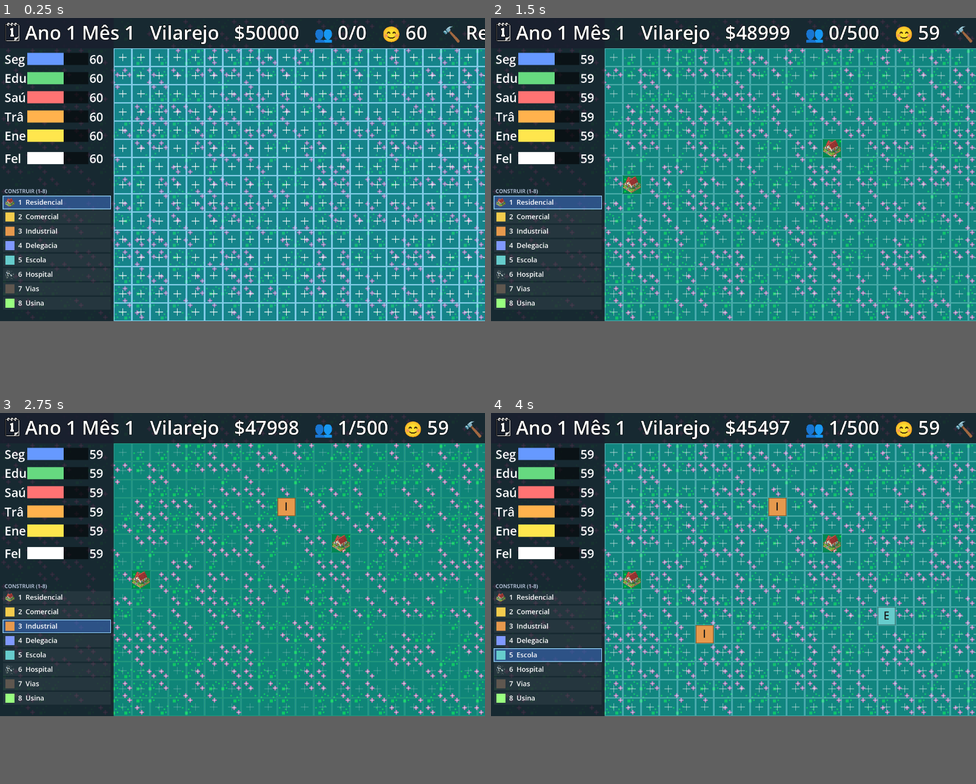
Above: before the commit, frames 1-4 (two rows, left to right).
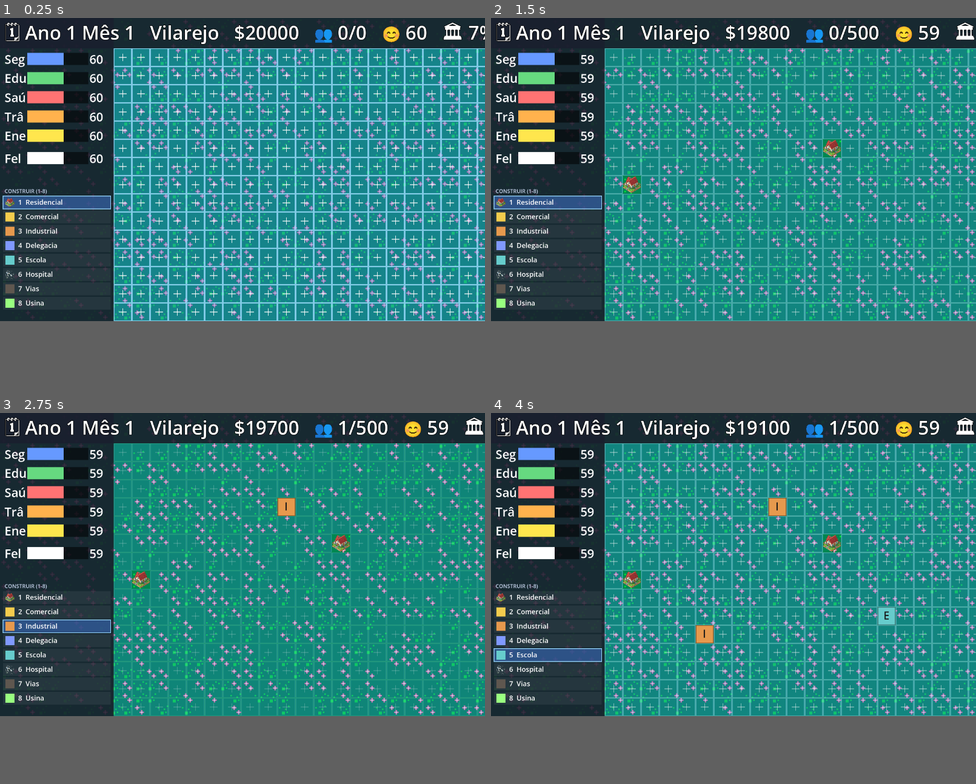
Above: after the commit, the same moments.

Repository: andrewsmedina/yourcity
Game: Godot game, scene res://scenes/main.tscn
Same seed, same stepped clock (60 frames per second), same inputs: the game is played once before the commit and once after it.
Inputs (mouse positions are in pixels of both pictures, inside the frame that each line leads up to):
- Up to frame 1 (0.25 s): no input
- Up to frame 2 (1.5 s): tap Enter at 0.5 s; move the mouse to (840, 155) at 0.52 s; tap 1 at 0.6 s; click (840, 155) at 0.67 s; tap Space at 0.77, 1.25 s; drag from (636, 184) to (709, 229) at 1.27 s
- Up to frame 3 (2.75 s): move the mouse to (291, 498) at 2.02 s; tap 3 at 2.1 s; click (291, 498) at 2.17 s
- Up to frame 4 (4 s): drag from (709, 624) to (588, 520) at 2.77 s; move the mouse to (879, 609) at 3.52 s; tap 5 at 3.6 s; click (879, 609) at 3.67 s; tap Space at 3.77 s

The runs differ from the first frame. In frame 1, 0.3% of the frame differs, in the area x 50-100%, y 1-7%; in frame 2, 0.3%; in frame 3, 0.4%; in frame 4, 0.4%.

Commit message:
Rebalance economy SimCity-style: cheap zones, tax revenue
Cheap zones ($100), pricier services ($500) and power ($3000), starting cash
$20000. Replace flat commercial/industrial revenue with adjustable TAX:
income = rate x (residents + businesses). Tax above the comfort level (7%)
lowers happiness, below it raises it — the SimCity trade-off. [ and ] adjust
the rate; HUD shows it. Services carry the ongoing upkeep, plain zones don't.
Tax rate persists in saves; tests updated.

Co-Authored-By: Claude Opus 4.8 (1M context) <noreply@anthropic.com>

Diff:
--- a/scripts/hud.gd
+++ b/scripts/hud.gd
@@ -31,10 +31,10 @@
 
 func _process(_delta: float) -> void:
 	var s := City.sim
-	_label.text = "🗓 Ano %d Mês %d   %s   $%d   👥 %d/%d   😊 %d   🔨 %s    " % [
+	_label.text = "🗓 Ano %d Mês %d   %s   $%d   👥 %d/%d   😊 %d   🏛 %d%% [/]   🔨 %s    " % [
 		s.year(), s.month(), CitySim.PHASE_NAME[s.phase()],
 		int(s.money), int(s.population), int(s.housing_capacity()), int(s.happiness()),
-		CitySim.ZONE_NAME[City.selected_zone],
+		int(s.tax_rate * 100.0), CitySim.ZONE_NAME[City.selected_zone],
 	]
 	var net := s.net_per_sec()
 	_net.text = "%+.1f $/s" % net
--- a/scripts/main.gd
+++ b/scripts/main.gd
@@ -37,6 +37,10 @@
 		Settings.bump(-0.1)  # - diminui a fonte/UI
 	elif keycode == KEY_C:
 		City.sim.indicators[CitySim.Indicator.SECURITY] = 10.0
+	elif keycode == KEY_BRACKETLEFT:
+		City.sim.adjust_tax(-CitySim.TAX_STEP)  # [ baixa o imposto
+	elif keycode == KEY_BRACKETRIGHT:
+		City.sim.adjust_tax(CitySim.TAX_STEP)   # ] aumenta o imposto
 	elif keycode == KEY_T:
 		WindowManager.toggle_mode()  # alterna janela normal <-> taskbar
 	elif keycode == KEY_R:
--- a/scripts/sim/city_sim.gd
+++ b/scripts/sim/city_sim.gd
@@ -68,22 +68,33 @@
 	Indicator.ENERGY: Zone.POWER,
 }
 
-# --- Economy (provisional — see GDD balancing) ---
-const COMMERCIAL_REVENUE := 2.0
-const INDUSTRIAL_REVENUE := 1.5
-const RESIDENTIAL_POP := 1.0 / 3.0  # growth rate: +1 resident every 3s
+# --- Economy (SimCity-style: cheap zones, costly infra, tax revenue) ---
+const RESIDENTIAL_POP := 1.0 / 3.0   # growth rate: +1 resident every 3s
 const RESIDENTIAL_CAPACITY := 250.0  # max residents each residential lot holds
 
+# Cheap zones, expensive services/power (mirrors the SimCity SNES price scale).
 const ZONE_COST := {
-	Zone.RESIDENTIAL: 500.0, Zone.COMMERCIAL: 800.0, Zone.INDUSTRIAL: 1000.0,
-	Zone.POLICE: 1500.0, Zone.SCHOOL: 1500.0, Zone.HOSPITAL: 1500.0,
-	Zone.ROADS: 1200.0, Zone.POWER: 1800.0,
-}
-const ZONE_UPKEEP := {  # cost per second (salaries/maintenance)
-	Zone.RESIDENTIAL: 0.33, Zone.COMMERCIAL: 0.67, Zone.INDUSTRIAL: 1.33,
-	Zone.POLICE: 2.67, Zone.SCHOOL: 2.67, Zone.HOSPITAL: 2.67,
-	Zone.ROADS: 2.0, Zone.POWER: 3.33,
-}
+	Zone.RESIDENTIAL: 100.0, Zone.COMMERCIAL: 100.0, Zone.INDUSTRIAL: 100.0,
+	Zone.ROADS: 100.0,
+	Zone.POLICE: 500.0, Zone.SCHOOL: 500.0, Zone.HOSPITAL: 500.0,
+	Zone.POWER: 3000.0,
+}
+const ZONE_UPKEEP := {  # ongoing cost/sec — services & infra; plain zones are free
+	Zone.RESIDENTIAL: 0.0, Zone.COMMERCIAL: 0.0, Zone.INDUSTRIAL: 0.0,
+	Zone.ROADS: 0.5,
+	Zone.POLICE: 1.0, Zone.SCHOOL: 1.0, Zone.HOSPITAL: 1.0,
+	Zone.POWER: 2.0,
+}
+
+# Tax is the main revenue: rate x (residents + businesses). High tax earns more
+# but lowers happiness; low tax raises it (the SimCity trade-off).
+const TAX_PER_RESIDENT := 0.1
+const TAX_PER_BUSINESS := 5.0
+const TAX_MIN := 0.0
+const TAX_MAX := 0.20
+const TAX_STEP := 0.01
+const TAX_COMFORT := 0.07
+const TAX_HAPPINESS := 150.0  # happiness shift per 100% tax away from comfort
 const MONTH := 10.0  # seconds per in-game month (calendar only)
 const YEAR := MONTH * 12.0  # 120s per in-game year
 
@@ -176,7 +187,7 @@
 var money: float
 var population: float
 var elapsed: float  # seconds the city has been running, for its age/calendar
-var revenue_per_sec: float
+var tax_rate := 0.07
 var upkeep_per_sec: float
 var pop_per_sec: float
 var indicators := {}  # Indicator -> float (0..100)
@@ -185,7 +196,7 @@
 
 var _crisis_elapsed := {}  # CrisisType -> seconds active (key present iff active)
 
-func _init(starting_money: float = 50000.0) -> void:
+func _init(starting_money: float = 20000.0) -> void:
 	money = starting_money
 	population = 0.0
 	elapsed = 0.0
@@ -247,15 +258,26 @@
 func housing_capacity() -> float:
 	return zone_count(Zone.RESIDENTIAL) * RESIDENTIAL_CAPACITY
 
-## Average of the five indicators (#20).
+## Average of the five indicators, shifted by how the tax rate sits relative to
+## the comfortable level (#20).
 func happiness() -> float:
 	var total := 0.0
 	for ind in INDICATORS:
 		total += indicators[ind]
-	return total / INDICATORS.size()
+	var base := total / INDICATORS.size()
+	return clampf(base + (TAX_COMFORT - tax_rate) * TAX_HAPPINESS, 0.0, 100.0)
+
+## Tax revenue per second at the current rate (residents + businesses).
+func tax_income() -> float:
+	var businesses := zone_count(Zone.COMMERCIAL) + zone_count(Zone.INDUSTRIAL)
+	return (population * TAX_PER_RESIDENT + businesses * TAX_PER_BUSINESS) * tax_rate
 
 func net_per_sec() -> float:
-	return revenue_per_sec * _revenue_factor() - upkeep_per_sec
+	return tax_income() - upkeep_per_sec
+
+## Nudge the tax rate (clamped); the player controls this.
+func adjust_tax(delta: float) -> void:
+	tax_rate = clampf(tax_rate + delta, TAX_MIN, TAX_MAX)
 
 ## City age in whole years (starts at Year 1).
 func year() -> int:
@@ -268,7 +290,7 @@
 ## Advance the simulation by `delta` seconds.
 func advance(delta: float) -> void:
 	elapsed += delta
-	money += (revenue_per_sec * _revenue_factor() - upkeep_per_sec) * delta
+	money += net_per_sec() * delta
 	# Population grows toward housing capacity (and leaves when unhappy).
 	population = clampf(population + pop_per_sec * _pop_factor() * delta, 0.0, housing_capacity())
 	for ind in INDICATORS:
@@ -352,6 +374,7 @@
 		"money": money,
 		"population": population,
 		"elapsed": elapsed,
+		"tax_rate": tax_rate,
 		"slots": slots.duplicate(),
 		"indicators": inds,
 		"crises": crises,
@@ -361,6 +384,7 @@
 	money = float(data.get("money", money))
 	population = float(data.get("population", population))
 	elapsed = float(data.get("elapsed", elapsed))
+	tax_rate = clampf(float(data.get("tax_rate", tax_rate)), TAX_MIN, TAX_MAX)
 	var saved_slots = data.get("slots", null)
 	if saved_slots != null:
 		slots = []
@@ -384,8 +408,6 @@
 		slots.append(null)
 
 func _recompute_rates() -> void:
-	revenue_per_sec = zone_count(Zone.COMMERCIAL) * COMMERCIAL_REVENUE \
-		+ zone_count(Zone.INDUSTRIAL) * INDUSTRIAL_REVENUE
 	pop_per_sec = zone_count(Zone.RESIDENTIAL) * RESIDENTIAL_POP
 	var upkeep := 0.0
 	for s in slots:
@@ -401,14 +423,6 @@
 		demand += zone_count(Zone.INDUSTRIAL) * INDUSTRY_HEALTH_PENALTY
 	return supply - demand
 
-func _revenue_factor() -> float:
-	var h := happiness()
-	if h >= HAPPY_HIGH:
-		return 1.2
-	if h < HAPPY_LOW:
-		return 0.7
-	return 1.0
-
 func _pop_factor() -> float:
 	var h := happiness()
 	if h >= HAPPY_HIGH:
--- a/tests/run_tests.gd
+++ b/tests/run_tests.gd
@@ -11,7 +11,8 @@
 	_test_cannot_build_on_occupied_slot()
 	_test_cannot_build_without_money()
 	_test_cannot_build_locked_slot()
-	_test_commercial_zone_generates_revenue()
+	_test_tax_income_from_residents_and_business()
+	_test_tax_rate_shifts_happiness()
 	_test_residential_zone_grows_population()
 	_test_upkeep_charged_monthly()
 	_test_net_drives_money()
@@ -67,12 +68,22 @@
 	var ok := c.build(CitySim.Zone.COMMERCIAL, locked)
 	_expect("cannot build on a locked slot", not ok)
 
-func _test_commercial_zone_generates_revenue() -> void:
+func _test_tax_income_from_residents_and_business() -> void:
 	var c := CitySim.new(10000.0)
 	c.build(CitySim.Zone.COMMERCIAL, 0)
-	c.build(CitySim.Zone.COMMERCIAL, 1)
-	_expect("commercial zones set revenue",
-		is_equal_approx(c.revenue_per_sec, 2.0 * CitySim.COMMERCIAL_REVENUE))
+	c.population = 100.0
+	var expected := (100.0 * CitySim.TAX_PER_RESIDENT + 1.0 * CitySim.TAX_PER_BUSINESS) * c.tax_rate
+	_expect("tax income from residents and businesses", is_equal_approx(c.tax_income(), expected))
+
+func _test_tax_rate_shifts_happiness() -> void:
+	var c := CitySim.new()
+	var at_comfort := c.happiness()  # tax starts at comfort
+	c.tax_rate = CitySim.TAX_COMFORT + 0.10
+	var high := c.happiness()
+	c.tax_rate = 0.0
+	var low := c.happiness()
+	_expect("high tax lowers happiness, low tax raises it",
+		high < at_comfort and low > at_comfort)
 
 func _test_residential_zone_grows_population() -> void:
 	var c := CitySim.new(10000.0)
@@ -265,6 +276,7 @@
 	a.build(CitySim.Zone.COMMERCIAL, 0)
 	a.build(CitySim.Zone.INDUSTRIAL, 1)
 	a.indicators[CitySim.Indicator.SECURITY] = 42.0
+	a.tax_rate = 0.12
 	var b := CitySim.new()
 	b.from_dict(a.to_dict())
 	_expect("save/load round-trips the city",
@@ -273,7 +285,7 @@
 		and b.slots[0] == CitySim.Zone.COMMERCIAL
 		and b.slots[1] == CitySim.Zone.INDUSTRIAL
 		and is_equal_approx(b.indicators[CitySim.Indicator.SECURITY], 42.0)
-		and is_equal_approx(b.revenue_per_sec, a.revenue_per_sec))
+		and is_equal_approx(b.tax_rate, 0.12))
 
 func _expect(label: String, ok: bool) -> void:
 	print(("PASS " if ok else "FAIL ") + label)
